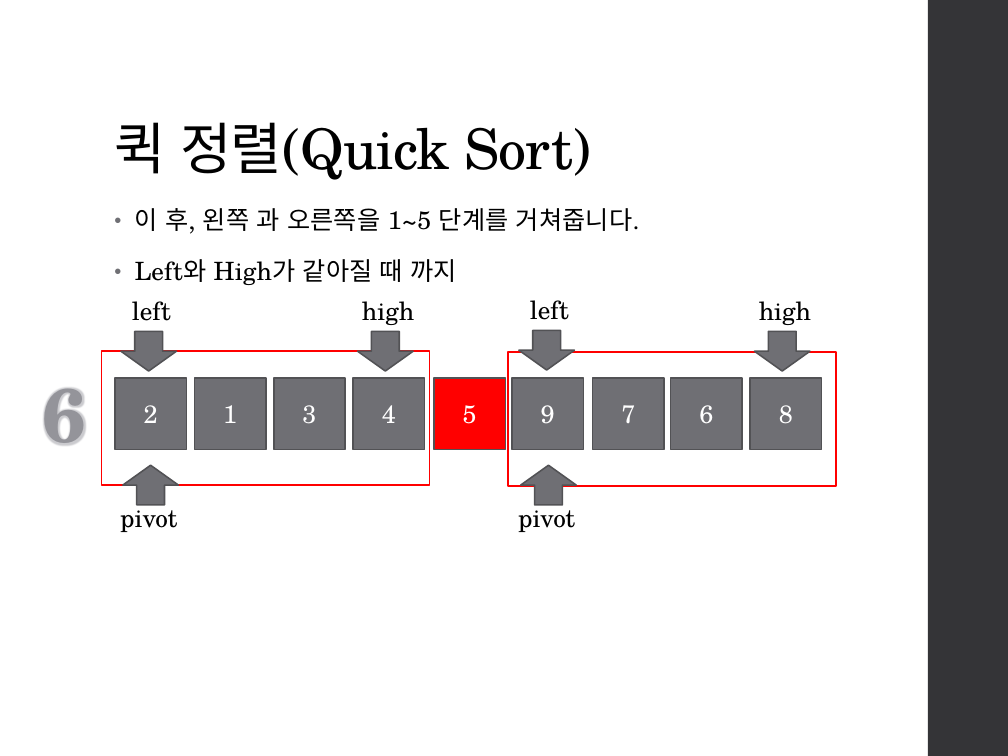
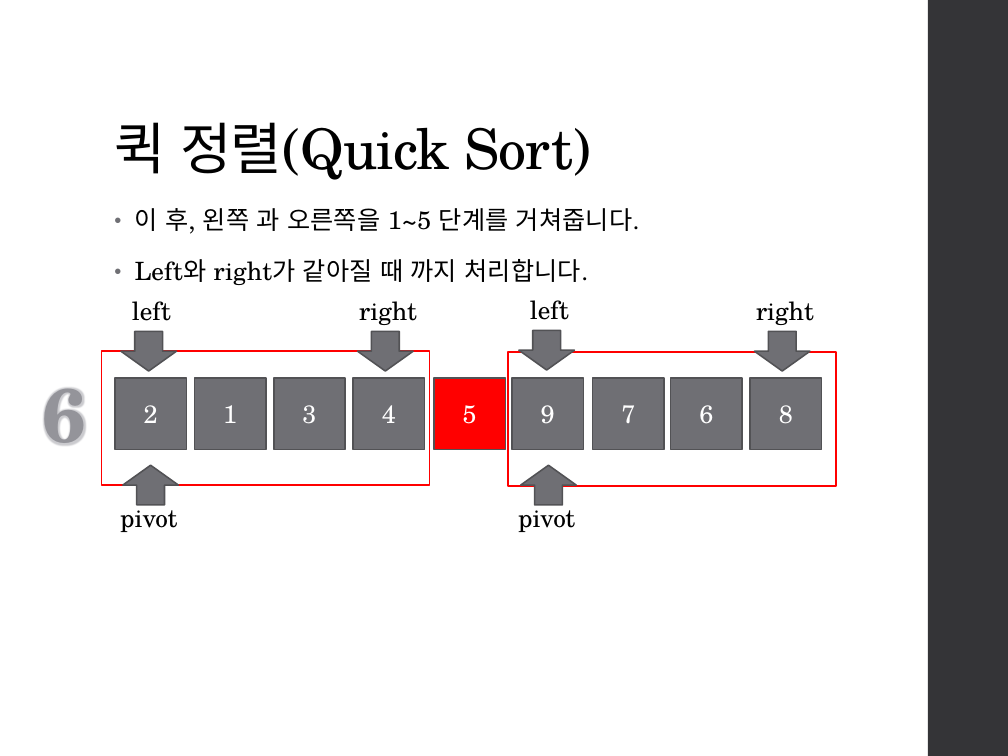
Before and after one commit to Kaigon0919/StudyDataStruct, a slide deck: slide 27 of Bubble,QuickSort/Bubble Sort, Quick Sort.pptx. Drawn at 1008x756 pixels with LibreOffice and Linux fonts; fonts in the diff are those of the drawing. Boxes give left, top, right and bottom in pixels: in the first picture for what was removed or moved away, otherwise in the second. Text is boxed around its words. In the diff, an @@ line names an element or a change of style, - is before the commit and + after.

```diff
--- a/Bubble,QuickSort/Bubble Sort, Quick Sort.pptx
+++ b/Bubble,QuickSort/Bubble Sort, Quick Sort.pptx
@@ text at <box>135,259,588,285</box>: text changed @@
-• Left와 High가 같아질 때 까지
+• Left와 right가 같아질 때 까지 처리합니다.
@@ text at <box>359,301,417,325</box>: text changed @@
-high
+right
@@ text at <box>756,301,814,325</box>: text changed @@
-high
+right
```
Also in this commit, not shown: 8 other slides changed, 1 slide added, 1 slide removed.
